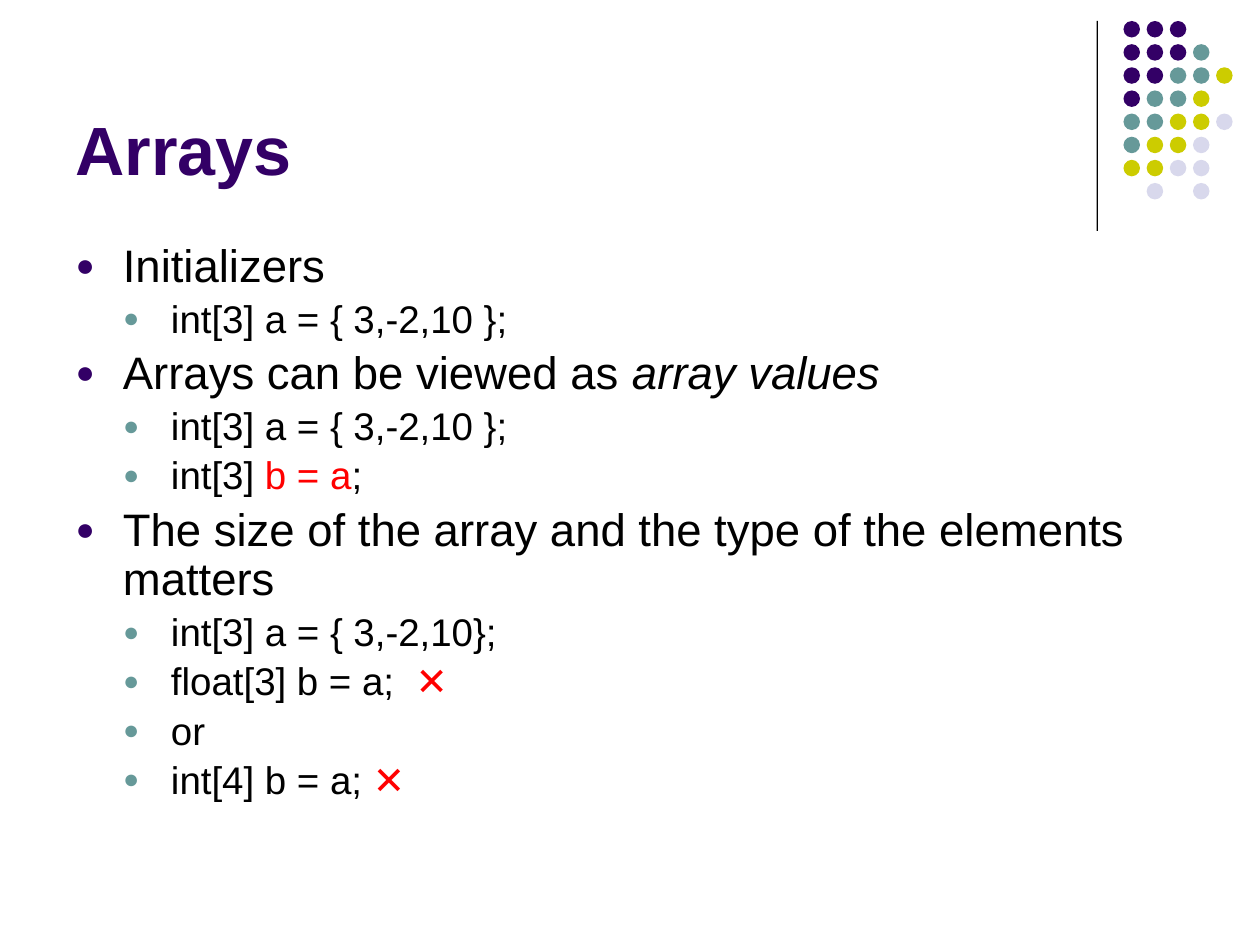
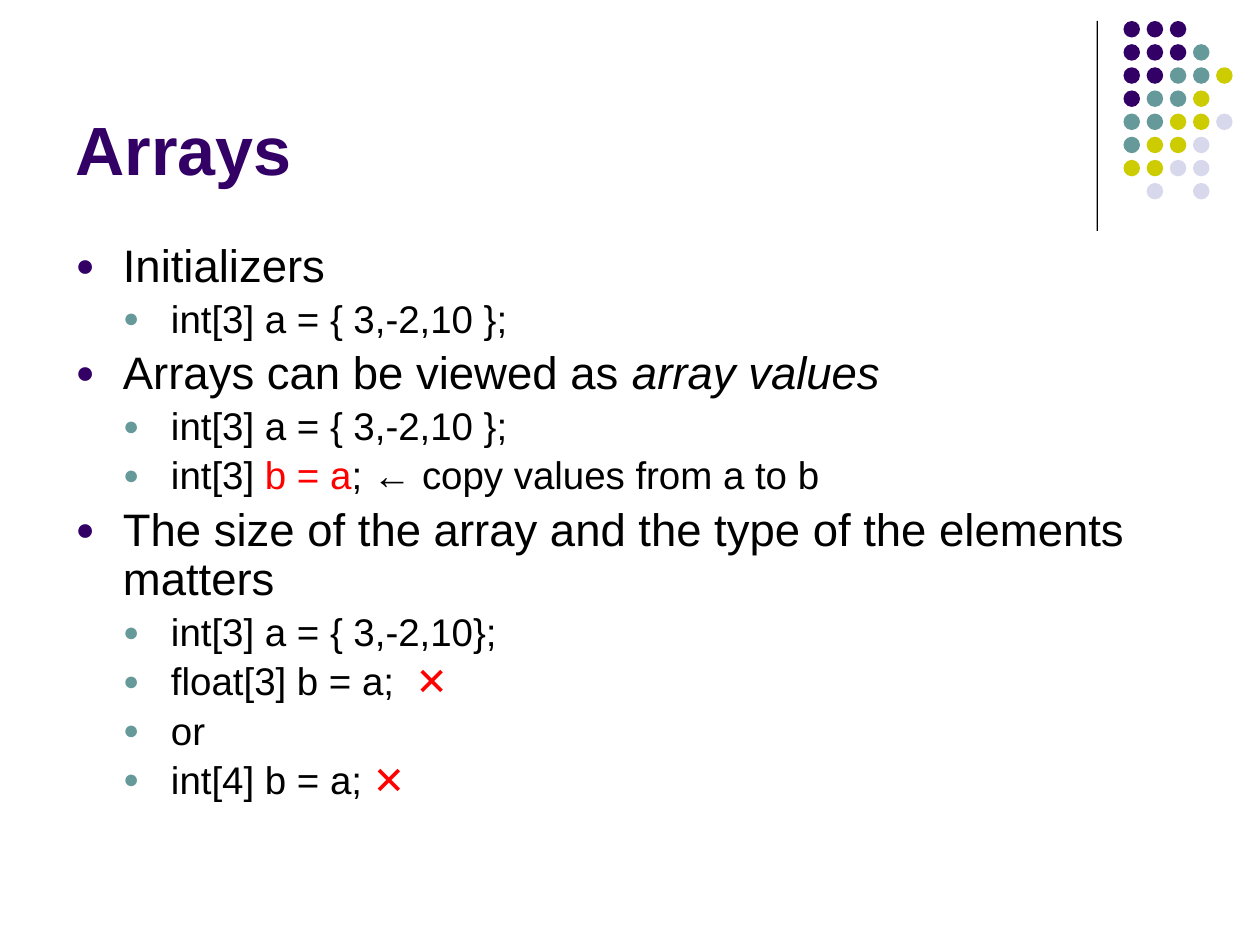
Before and after one commit to lutzhamel/CSC402, a slide deck: slide 3 of notes/csc402-ln019.pptx. Drawn at 1260x945 pixels with LibreOffice and Linux fonts; fonts in the diff are those of the drawing. Boxes give left, top, right and bottom in pixels: in the first picture for what was removed or moved away, otherwise in the second. Text is boxed around its words. In the diff, an @@ line names an element or a change of style, - is before the commit and + after.

```diff
--- a/notes/csc402-ln019.pptx
+++ b/notes/csc402-ln019.pptx
@@ text at [171,461,819,497]: text changed @@
-  ● int[3] b = a;
+  ● int[3] b = a; ← copy values from a to b
```
Also in this commit, not shown: 33 other slides changed, 14 slides removed, 9 other files.
